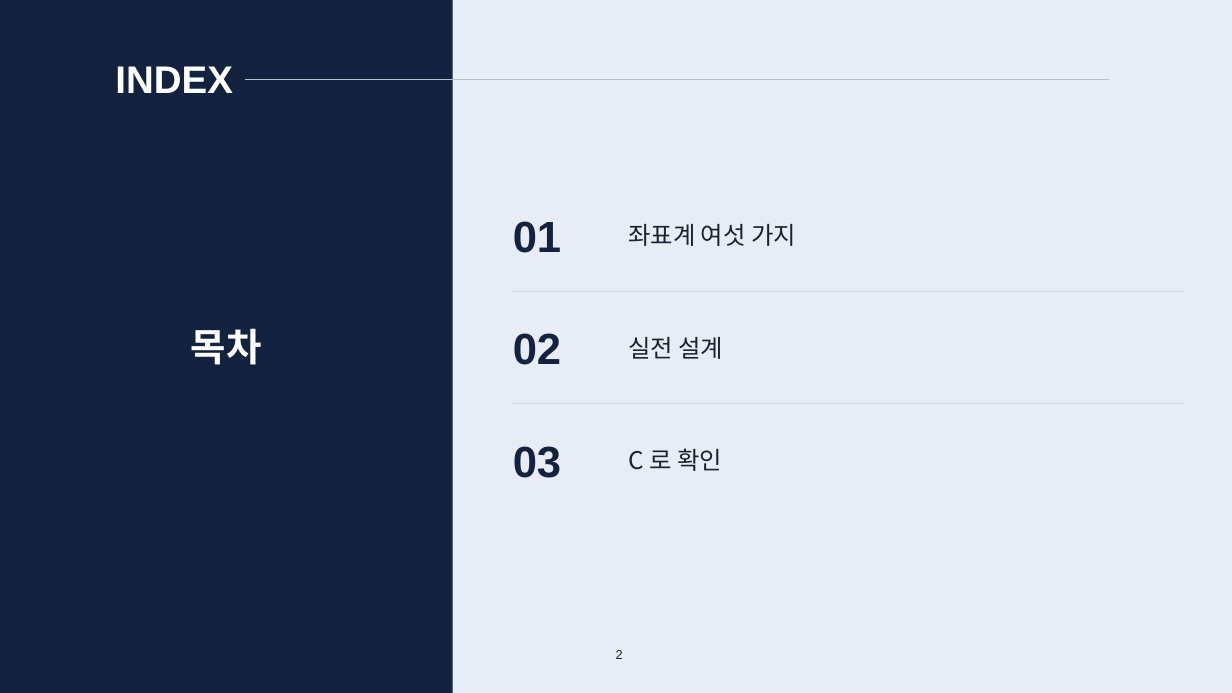
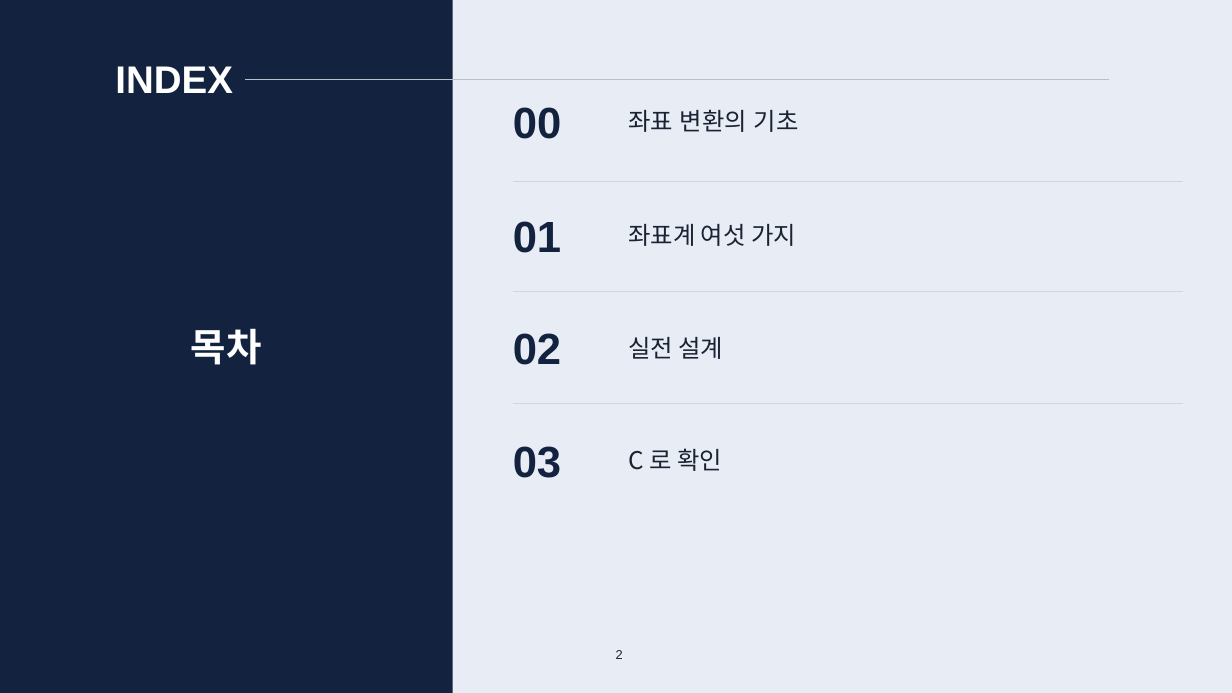
Before and after one commit to harley-hwan/radar-sw-study, a slide deck: slide 2 of Part2_CoordFrames/ref/산출물/Chapter2_coordinate_systems.pptx. Drawn at 1232x693 pixels with LibreOffice and Linux fonts; fonts in the diff are those of the drawing. Boxes give left, top, right and bottom in pixels: in the first picture for what was removed or moved away, otherwise in the second. Text is boxed around its words. In the diff, an @@ line names an element or a change of style, - is before the commit and + after.

```diff
--- a/Part2_CoordFrames/ref/산출물/Chapter2_coordinate_systems.pptx
+++ b/Part2_CoordFrames/ref/산출물/Chapter2_coordinate_systems.pptx
@@ text added at [513,107,561,139], 34 pt, text #13233F, bold @@
+00
@@ text added at [628,109,799,132], 19 pt, text #1A2233 @@
+좌표 변환의 기초
@@ line added from (513, 181) to (1183, 181), #D0D5DE 0.5 pt @@
```
Also in this commit, not shown: 13 other slides changed, 7 slides added, 4 slides removed, 11 other files.
